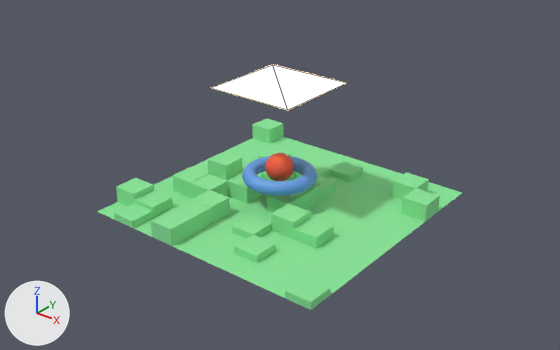
A saved change to the Blender file scenes/obj_files/test_scene/scene.blend.
The view is the same before and after, from a 50 mm camera at (46.6, -58.1, 39.0) aimed at (1.0, -1.2, 3.7). Every picture has the same lights, and +X, +Y and +Z are marked at lower left. Mesh edges are drawn as thin lines on the coarser meshes.
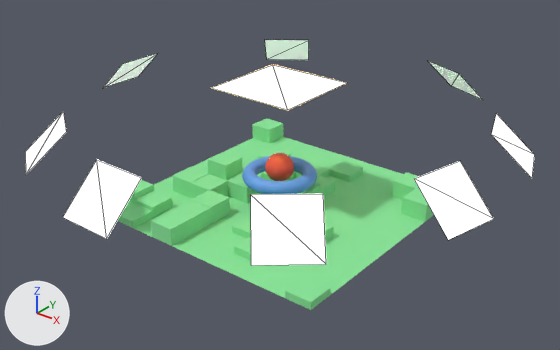
Changed parts and their boxes (x1, y1, x2, y2) in the pictures (560 x 350 px):
'Plane.008', added: after (251, 194, 326, 265)
'Plane.009', added: after (414, 161, 493, 240)
'Plane.002', added: after (63, 160, 142, 239)
'Plane.007', added: after (491, 114, 535, 178)
'Plane.003', added: after (25, 112, 66, 175)
'Plane.005', added: after (265, 40, 309, 60)
'Plane.004', added: after (103, 53, 158, 88)
'Plane.006', added: after (428, 61, 483, 100)

Edits to the bpy script that builds the scene:
```text
Add me_plane_009:
    me_plane_009.from_pydata([(-4.88, -4.88, 13.01), (4.88, -4.88, 13.01), (-4.88, 4.88, 13.01), (4.88, 4.88, 13.01)], [], [(1, 0, 2), (1, 2, 3)])
    me_plane_009.materials.append(mat_material_004)  # white #ffffff
Add me_plane_008:
    me_plane_008.from_pydata([(-4.88, -4.88, 13.01), (4.88, -4.88, 13.01), (-4.88, 4.88, 13.01), (4.88, 4.88, 13.01)], [], [(1, 0, 2), (1, 2, 3)])
    me_plane_008.materials.append(mat_material_004)  # white #ffffff
Add me_plane_007:
    me_plane_007.from_pydata([(-4.88, -4.88, 13.01), (4.88, -4.88, 13.01), (-4.88, 4.88, 13.01), (4.88, 4.88, 13.01)], [], [(1, 0, 2), (1, 2, 3)])
    me_plane_007.materials.append(mat_material_004)  # white #ffffff
Add me_plane_006:
    me_plane_006.from_pydata([(-4.88, -4.88, 13.01), (4.88, -4.88, 13.01), (-4.88, 4.88, 13.01), (4.88, 4.88, 13.01)], [], [(1, 0, 2), (1, 2, 3)])
    me_plane_006.materials.append(mat_material_004)  # white #ffffff
Add me_plane_005:
    me_plane_005.from_pydata([(-4.88, -4.88, 13.01), (4.88, -4.88, 13.01), (-4.88, 4.88, 13.01), (4.88, 4.88, 13.01)], [], [(1, 0, 2), (1, 2, 3)])
    me_plane_005.materials.append(mat_material_004)  # white #ffffff
Add me_plane_004:
    me_plane_004.from_pydata([(-4.88, -4.88, 13.01), (4.88, -4.88, 13.01), (-4.88, 4.88, 13.01), (4.88, 4.88, 13.01)], [], [(1, 0, 2), (1, 2, 3)])
    me_plane_004.materials.append(mat_material_004)  # white #ffffff
Add me_plane_002:
    me_plane_002.from_pydata([(-4.88, -4.88, 13.01), (4.88, -4.88, 13.01), (-4.88, 4.88, 13.01), (4.88, 4.88, 13.01)], [], [(1, 0, 2), (1, 2, 3)])
    me_plane_002.materials.append(mat_material_004)  # white #ffffff
Add me_plane_001:
    me_plane_001.from_pydata([(-4.88, -4.88, 13.01), (4.88, -4.88, 13.01), (-4.88, 4.88, 13.01), (4.88, 4.88, 13.01)], [], [(1, 0, 2), (1, 2, 3)])
    me_plane_001.materials.append(mat_material_004)  # white #ffffff
Add ob_plane_009:
    ob_plane_009 = bpy.data.objects.new('Plane.009', me_plane_009)
    ob_plane_009.location = (17.64, -4.25, 4.28)
    ob_plane_009.rotation_euler = (0.754, 0.0, -4.949)  # degrees (43, 0, -284)
    ob_plane_009.scale = (0.571, 0.571, 0.571)
Add ob_plane_008:
    ob_plane_008 = bpy.data.objects.new('Plane.008', me_plane_008)
    ob_plane_008.location = (11.72, -13.85, 4.28)
    ob_plane_008.rotation_euler = (0.754, 0.0, -5.581)  # degrees (43, 0, -320)
    ob_plane_008.scale = (0.571, 0.571, 0.571)
Add ob_plane_007:
    ob_plane_007 = bpy.data.objects.new('Plane.007', me_plane_007)
    ob_plane_007.location = (17.06, 6.19, 4.28)
    ob_plane_007.rotation_euler = (0.754, 0.0, -4.364)  # degrees (43, 0, -250)
    ob_plane_007.scale = (0.571, 0.571, 0.571)
Add ob_plane_006:
    ob_plane_006 = bpy.data.objects.new('Plane.006', me_plane_006)
    ob_plane_006.location = (6.88, 16.79, 4.28)
    ob_plane_006.rotation_euler = (0.754, 0.0, -3.53)  # degrees (43, 0, -202)
    ob_plane_006.scale = (0.571, 0.571, 0.571)
Add ob_plane_005:
    ob_plane_005 = bpy.data.objects.new('Plane.005', me_plane_005)
    ob_plane_005.location = (-10.74, 14.63, 4.28)
    ob_plane_005.rotation_euler = (0.754, 0.0, -2.509)  # degrees (43, 0, -144)
    ob_plane_005.scale = (0.571, 0.571, 0.571)
Add ob_plane_004:
    ob_plane_004 = bpy.data.objects.new('Plane.004', me_plane_004)
    ob_plane_004.location = (-18.14, 0.33, 4.28)
    ob_plane_004.rotation_euler = (0.754, 0.0, -1.589)  # degrees (43, 0, -91)
    ob_plane_004.scale = (0.571, 0.571, 0.571)
Add ob_plane_003:
    ob_plane_003 = bpy.data.objects.new('Plane.003', me_plane_002)
    ob_plane_003.location = (-10.26, -14.96, 4.28)
    ob_plane_003.rotation_euler = (0.754, 0.0, -0.601)  # degrees (43, 0, -34)
    ob_plane_003.scale = (0.571, 0.571, 0.571)
Add ob_plane_002:
    ob_plane_002 = bpy.data.objects.new('Plane.002', me_plane_001)
    ob_plane_002.location = (0.0, -18.15, 4.28)
    ob_plane_002.rotation_euler = (0.754, 0.0, 0.0)  # degrees (43, 0, 0)
    ob_plane_002.scale = (0.571, 0.571, 0.571)
```
